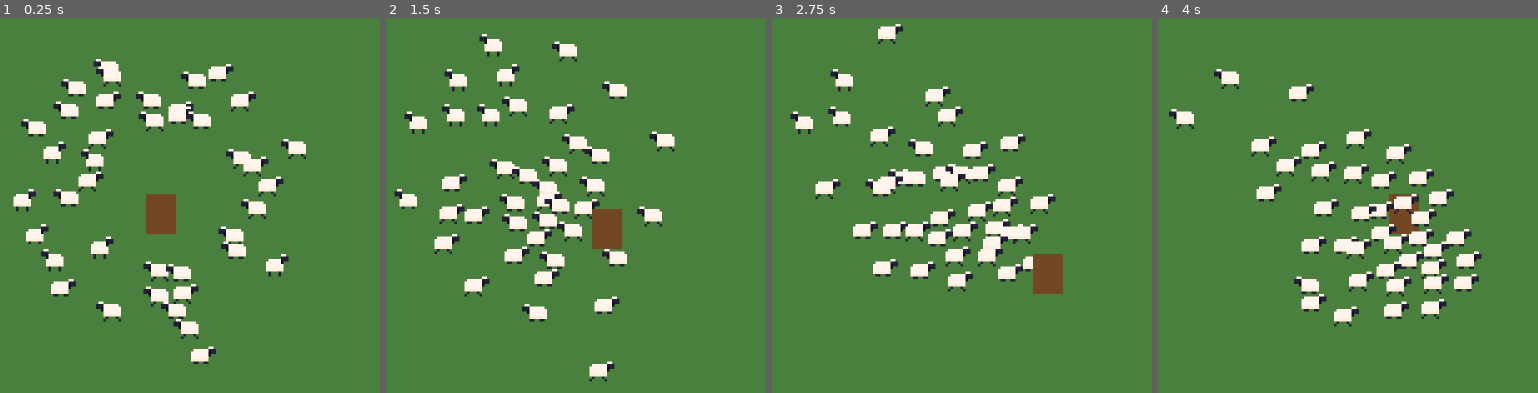
Above: before the commit, frames 1-4 (left to right).
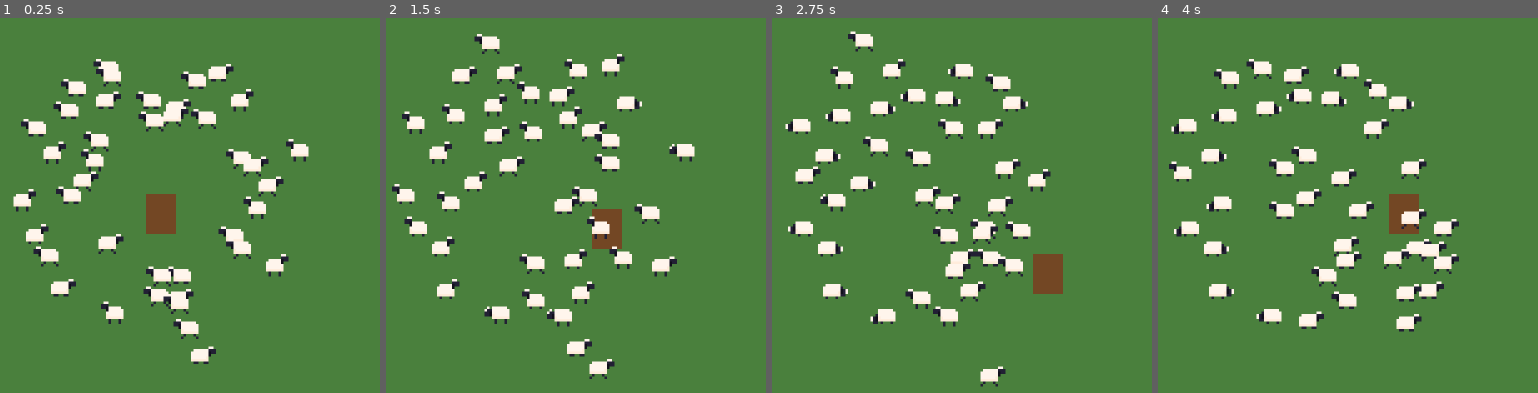
Above: after the commit, the same moments.

Repository: jaimegomesparente/wooly-caravan
Game: Godot game, scene res://scenes/main/main.tscn
Two runs of this game, one before a commit and one after it. Both use one fixed random seed, a clock stepped at 60 frames per second and the inputs below.
Inputs:
- Up to frame 1 (0.25 s): no input
- Up to frame 2 (1.5 s): hold Right (move_right) 0.53-1.28 s; hold Down (move_down) from 1.28 s (still down)
- Up to frame 3 (2.75 s): release Down (move_down) at 2.03 s; hold Right (move_right) from 2.03 s (still down)
- Up to frame 4 (4 s): release Right (move_right) at 2.78 s; hold Up (move_up) 2.78-3.53 s; hold Left (move_left) from 3.53 s (still down)

The runs differ from the first frame. In frame 1, 3.2% of the frame differs, in the area x 8-82%, y 18-82%; in frame 2, 14%; in frame 3, 14%; in frame 4, 14%, in the area x 2-86%, y 10-84%.

Commit message:
feat(sheep): graze and wander at rest
Resting sheep cycle through idle, to_graze, graze and finished_graze, and
take short wander steps toward their neighbors and the flock center. When
their guide stops, followers keep walking to the front of the flock and halt
on reaching the group, so a stopped column gathers. Front sheep set off only
once the shepherd's trail has moved since they settled.

Diff:
--- a/entities/sheep/sheep.gd
+++ b/entities/sheep/sheep.gd
@@ -1,16 +1,29 @@
 class_name Sheep
 extends CharacterBody2D
 
-enum Gait { REST, WALK, TROT }
-
-## A sheep this close to its guide's speed counts the guide as stopped (px/s).
+enum Gait { REST, WALK, TROT, WANDER }
+## Sub-states of REST: head up, lowering the head, grazing, raising the head.
+enum Rest { STAND, LOWERING, GRAZING, RAISING }
+
+## Below this speed (px/s) a body counts as stopped.
 const GUIDE_STOPPED_SPEED := 2.0
 ## A guide sheep must be at least this much closer (px) to the shepherd, so guides never loop.
 const GUIDE_AHEAD_MARGIN := 4.0
+## A wander step ends this close (px) to its target, or after this many seconds.
+const WANDER_ARRIVE_DISTANCE := 2.0
+const WANDER_TIMEOUT := 3.0
 
 @export var config: FlockConfig
 
 var _gait: Gait = Gait.REST
+var _rest: Rest = Rest.STAND
+var _rest_timer: float = 0.0
+## Gait to take once the head is up again; REST means none.
+var _pending_gait: Gait = Gait.REST
+## Point of the shepherd's trail when this sheep settled; INF until the shepherd is known.
+var _rest_anchor: Vector2 = Vector2.INF
+var _wander_target: Vector2
+var _wander_timer: float = 0.0
 var _heading: float = 0.0
 var _speed: float = 0.0
 var _speed_factor: float = 1.0
@@ -36,6 +49,8 @@
 	_heading = randf() * TAU
 	_set_facing_left(cos(_heading) < 0.0)
 	_think_timer = randf_range(0.0, config.think_interval_max)
+	_sprite.animation_finished.connect(_on_animation_finished)
+	_enter_rest()
 
 
 func _physics_process(delta: float) -> void:
@@ -50,36 +65,18 @@
 		_think_timer = randf_range(config.think_interval_min, config.think_interval_max)
 		_think()
 
-	var direction := Vector2.from_angle(_heading)
-	var target_speed := 0.0
-	if _gait == Gait.REST:
-		if separation.length() > config.shuffle_threshold:
-			direction = separation
-			target_speed = config.walk_speed * _speed_factor * 0.5
-	else:
-		var to_guide := _guide_target() - global_position
-		var distance := to_guide.length()
-		var gap := _gap()
-		var guide_speed := _speed_of(_guide)
-		if guide_speed < GUIDE_STOPPED_SPEED and (distance < gap + config.follow_start_margin or _is_blocked(distance)):
-			_gait = Gait.REST
-		elif _gait == Gait.WALK and distance > gap + config.trot_margin:
-			_gait = Gait.TROT
-		elif _gait == Gait.TROT and distance < gap + config.trot_margin * 0.5:
-			_gait = Gait.WALK
-
-		direction = to_guide.normalized() + separation * config.separation_strength
-		match _gait:
-			Gait.TROT:
-				target_speed = config.trot_speed * _speed_factor
-			Gait.WALK:
-				# Close behind a moving guide, match its pace instead of bumping into it.
-				var walk := config.walk_speed * _speed_factor
-				target_speed = walk if distance > gap + config.follow_start_margin * 0.5 else minf(walk, guide_speed)
-
-	if direction != Vector2.ZERO:
-		_heading = rotate_toward(_heading, direction.angle(), config.turn_rate * delta)
-	_speed = move_toward(_speed, target_speed, config.acceleration * delta)
+	var desired: Vector2
+	match _gait:
+		Gait.REST:
+			desired = _rest_step(delta, separation)
+		Gait.WANDER:
+			desired = _wander_step(delta, separation)
+		_:
+			desired = _follow_step(separation)
+
+	if desired != Vector2.ZERO:
+		_heading = rotate_toward(_heading, desired.angle(), config.turn_rate * delta)
+	_speed = move_toward(_speed, desired.length(), config.acceleration * delta)
 	velocity = Vector2.from_angle(_heading) * _speed
 	move_and_slide()
 	_update_animation()
@@ -101,16 +98,152 @@
 				nearest = distance
 				_guide = other
 
-	if _gait == Gait.REST:
+	if _gait == Gait.REST or _gait == Gait.WANDER:
 		var distance := global_position.distance_to(_guide_target())
-		var start_margin := config.shepherd_start_margin if _guide == _shepherd else config.follow_start_margin
-		# Imitation: sometimes set off as soon as the sheep ahead walks away, not only once it is far.
-		var guide_leaving := _guide != _shepherd and _speed_of(_guide) >= GUIDE_STOPPED_SPEED \
-				and distance > _gap() and randf() < config.imitation_chance
-		if distance > _gap() + config.trot_margin:
-			_gait = Gait.TROT
-		elif guide_leaving or distance > _gap() + start_margin:
-			_gait = Gait.WALK
+		var set_off := false
+		if _guide == _shepherd:
+			# Front sheep set off once the shepherd's trail has really moved since they settled.
+			set_off = _rest_anchor.distance_to(_shepherd.trail_point(config.trail_lag)) > config.shepherd_start_margin
+		elif _is_travelling(_guide):
+			# Imitation: the others follow the sheep ahead when it walks away, with some hesitation.
+			set_off = distance > _gap() and randf() < config.imitation_chance
+		if set_off:
+			_request_gait(Gait.TROT if distance > _gap() + config.trot_margin else Gait.WALK)
+
+
+## Start walking or trotting; a grazing sheep raises its head first.
+func _request_gait(gait: Gait) -> void:
+	if _gait == Gait.REST and _rest != Rest.STAND:
+		_pending_gait = gait
+		if _rest != Rest.RAISING:
+			_set_rest(Rest.RAISING)
+		return
+	_gait = gait
+
+
+func _enter_rest() -> void:
+	_rest_anchor = _shepherd.trail_point(config.trail_lag) if _shepherd else Vector2.INF
+	_gait = Gait.REST
+	_pending_gait = Gait.REST
+	_set_rest(Rest.STAND)
+
+
+func _set_rest(state: Rest) -> void:
+	_rest = state
+	match state:
+		Rest.STAND:
+			_rest_timer = randf_range(config.stand_time_min, config.stand_time_max)
+		Rest.LOWERING:
+			if not _has_frames(&"to_graze"):
+				_set_rest(Rest.GRAZING)
+		Rest.GRAZING:
+			_rest_timer = randf_range(config.graze_time_min, config.graze_time_max)
+		Rest.RAISING:
+			if not _has_frames(&"finished_graze"):
+				_finish_raising()
+
+
+func _finish_raising() -> void:
+	var next := _pending_gait
+	_set_rest(Rest.STAND)
+	_pending_gait = Gait.REST
+	if next != Gait.REST:
+		_gait = next
+
+
+func _on_animation_finished() -> void:
+	if _gait != Gait.REST:
+		return
+	if _rest == Rest.LOWERING:
+		_set_rest(Rest.GRAZING)
+	elif _rest == Rest.RAISING:
+		_finish_raising()
+
+
+## Standing: step aside when crowded, then graze or wander. Returns the desired velocity.
+func _rest_step(delta: float, separation: Vector2) -> Vector2:
+	match _rest:
+		Rest.STAND:
+			if separation.length() > config.shuffle_threshold:
+				return separation.normalized() * config.walk_speed * _speed_factor * 0.5
+			_rest_timer -= delta
+			if _rest_timer <= 0.0:
+				# Sheep on the edge of the flock step inward more often, so a stopped column gathers.
+				var flock_radius := config.follow_gap * sqrt(get_tree().get_node_count_in_group("sheep")) * 0.6
+				var on_edge := global_position.distance_to(_flock_center()) > flock_radius
+				var chance := config.edge_wander_chance if on_edge else config.wander_chance
+				if _nearest_neighbor_distance() > config.isolation_radius or randf() < chance:
+					_start_wander()
+				else:
+					_set_rest(Rest.LOWERING)
+		Rest.GRAZING:
+			_rest_timer -= delta
+			if _rest_timer <= 0.0:
+				_set_rest(Rest.RAISING)
+	return Vector2.ZERO
+
+
+## A few slow steps, biased toward the neighbors' and the flock's center so no sheep drifts away
+## alone and a stopped column slowly gathers into a group.
+func _start_wander() -> void:
+	var center := Vector2.ZERO
+	var count := 0
+	for other: Node2D in get_tree().get_nodes_in_group("sheep"):
+		if other != self and global_position.distance_to(other.global_position) < config.cohesion_radius:
+			center += other.global_position
+			count += 1
+	var flock_center := _flock_center()
+
+	var to_center := (center / count - global_position) if count > 0 else _shepherd.global_position - global_position
+	var direction := Vector2.from_angle(randf() * TAU)
+	var distance := randf_range(config.wander_distance_min, config.wander_distance_max)
+	if count == 0 or _nearest_neighbor_distance() > config.isolation_radius:
+		direction = to_center.normalized()
+		distance = maxf(distance, to_center.length() - config.isolation_radius * 0.5)
+	else:
+		direction += to_center.normalized() + (flock_center - global_position).normalized() * config.flock_center_weight
+		direction = direction.normalized()
+
+	_wander_target = global_position + direction * distance
+	_wander_timer = WANDER_TIMEOUT
+	_gait = Gait.WANDER
+
+
+func _wander_step(delta: float, separation: Vector2) -> Vector2:
+	var to_target := _wander_target - global_position
+	_wander_timer -= delta
+	if to_target.length() < WANDER_ARRIVE_DISTANCE or _wander_timer <= 0.0:
+		_enter_rest()
+		return Vector2.ZERO
+	var direction := (to_target.normalized() + separation * config.separation_strength).normalized()
+	return direction * config.walk_speed * _speed_factor * config.wander_speed_factor
+
+
+## Walk or trot after the guide. Once the guide has stopped, keep walking toward the front of the
+## flock around the others and stop on reaching the group, so the column gathers like a flock
+## arriving on a pasture. Returns the desired velocity.
+func _follow_step(separation: Vector2) -> Vector2:
+	var guide_moving := _is_travelling(_guide)
+	var target := _guide_target() if guide_moving else _shepherd.trail_point(config.trail_lag)
+	var gap := _gap() if guide_moving else _shepherd_gap
+	var to_guide := target - global_position
+	var distance := to_guide.length()
+	if not guide_moving and (distance < gap + config.follow_start_margin \
+			or separation.length() > config.crowd_stop_threshold):
+		_enter_rest()
+		return Vector2.ZERO
+	if _gait == Gait.WALK and distance > gap + config.trot_margin:
+		_gait = Gait.TROT
+	elif _gait == Gait.TROT and distance < gap + config.trot_margin * 0.5:
+		_gait = Gait.WALK
+
+	var direction := (to_guide.normalized() + separation * config.separation_strength).normalized()
+	if _gait == Gait.TROT:
+		return direction * config.trot_speed * _speed_factor
+	# Close behind a moving guide, match its pace instead of bumping into it.
+	var walk := config.walk_speed * _speed_factor
+	var speed := walk if distance > gap + config.follow_start_margin * 0.5 else minf(walk, _speed_of(_guide))
+	return direction * speed
 
 
 ## Where this sheep heads: a point on the shepherd's trail, or the sheep ahead.
@@ -122,20 +255,33 @@
 	return _shepherd_gap if _guide == _shepherd else config.follow_gap
 
 
-## True when a stopped sheep stands right in front, closer to the guide: queue behind it.
-func _is_blocked(distance_to_guide: float) -> bool:
-	for other: Sheep in get_tree().get_nodes_in_group("sheep"):
-		if other == self or other._speed >= GUIDE_STOPPED_SPEED:
-			continue
-		if global_position.distance_to(other.global_position) < config.separation_radius \
-				and other.global_position.distance_to(_guide_target()) < distance_to_guide:
-			return true
-	return false
+## True for a walking shepherd or a sheep walking/trotting after its own guide (not a sheep wandering at rest).
+func _is_travelling(node: Node2D) -> bool:
+	var sheep := node as Sheep
+	if sheep:
+		return sheep._gait == Gait.WALK or sheep._gait == Gait.TROT
+	return _speed_of(node) >= GUIDE_STOPPED_SPEED
 
 
 func _speed_of(node: Node2D) -> float:
 	var body := node as CharacterBody2D
 	return body.velocity.length() if body else 0.0
+
+
+func _flock_center() -> Vector2:
+	var center := Vector2.ZERO
+	var flock := get_tree().get_nodes_in_group("sheep")
+	for other: Node2D in flock:
+		center += other.global_position
+	return center / flock.size()
+
+
+func _nearest_neighbor_distance() -> float:
+	var nearest := INF
+	for other: Node2D in get_tree().get_nodes_in_group("sheep"):
+		if other != self:
+			nearest = minf(nearest, global_position.distance_to(other.global_position))
+	return nearest
 
 
 ## Push away from sheep closer than separation_radius; magnitude fades from 1 to 0 across the radius.
@@ -160,8 +306,19 @@
 	if _speed > GUIDE_STOPPED_SPEED:
 		# Leg cadence follows real speed so feet do not slide.
 		_play(&"run", _speed / config.walk_speed)
-	else:
+		return
+	if _gait != Gait.REST:
 		_play(&"idle", 1.0)
+		return
+	match _rest:
+		Rest.STAND:
+			_play(&"idle", 1.0)
+		Rest.LOWERING:
+			_play(&"to_graze", 1.0)
+		Rest.GRAZING:
+			_play(&"graze", 1.0)
+		Rest.RAISING:
+			_play(&"finished_graze", config.raise_speed_scale if _pending_gait != Gait.REST else 1.0)
 
 
 func _set_facing_left(left: bool) -> void:
@@ -171,14 +328,18 @@
 	_shape.position.x = _shape_offset_x * side
 
 
+func _has_frames(animation: StringName) -> bool:
+	var frames := _sprite.sprite_frames
+	return frames != null and frames.has_animation(animation) and frames.get_frame_count(animation) > 0
+
+
 func _play(animation: StringName, speed_scale: float) -> void:
-	var frames := _sprite.sprite_frames
-	if frames == null or not frames.has_animation(animation) or frames.get_frame_count(animation) == 0:
+	if not _has_frames(animation):
 		return
 	_sprite.speed_scale = speed_scale
 	if _sprite.animation != animation or not _sprite.is_playing():
 		_sprite.play(animation)
 		if not _animation_started:
 			_animation_started = true
-			_sprite.frame = randi() % frames.get_frame_count(animation)
+			_sprite.frame = randi() % _sprite.sprite_frames.get_frame_count(animation)
 			_sprite.frame_progress = randf()
--- a/resources/flock_config.gd
+++ b/resources/flock_config.gd
@@ -25,9 +25,10 @@
 @export var shepherd_gap: float = 10.0
 ## Distance (px) kept behind the sheep ahead.
 @export var follow_gap: float = 16.0
-## A resting front sheep sets off when the trail point is farther than gap + this (px).
+## A resting front sheep sets off once the trail point has moved this far (px) since it settled.
 @export var shepherd_start_margin: float = 20.0
-## A resting sheep sets off when the sheep ahead is farther than gap + this (px).
+## A sheep walking up to a stopped guide halts within gap + this (px); behind a walking guide,
+## it matches the guide's pace within half of it.
 @export var follow_start_margin: float = 6.0
 ## Chance, at each think, that a resting sheep follows a guide that starts walking away.
 @export_range(0.0, 1.0) var imitation_chance: float = 0.5
@@ -40,6 +41,32 @@
 ## Weight of the push when steering; at rest, a push above shuffle_threshold makes the sheep step aside.
 @export var separation_strength: float = 1.5
 @export_range(0.0, 1.0) var shuffle_threshold: float = 0.25
+## A sheep walking up to a stopped flock halts once the push from its neighbors exceeds this.
+@export_range(0.0, 2.0) var crowd_stop_threshold: float = 0.35
+
+@export_group("Rest")
+## Time (s) standing with the head up before grazing or wandering.
+@export var stand_time_min: float = 0.5
+@export var stand_time_max: float = 2.0
+## Time (s) grazing with the head down.
+@export var graze_time_min: float = 2.0
+@export var graze_time_max: float = 6.0
+## Chance, after standing, to take a few steps instead of grazing.
+@export_range(0.0, 1.0) var wander_chance: float = 0.35
+## Same, for sheep on the edge of the flock (they step inward more often).
+@export_range(0.0, 1.0) var edge_wander_chance: float = 0.8
+@export var wander_distance_min: float = 6.0
+@export var wander_distance_max: float = 16.0
+## Wander speed as a fraction of walk_speed.
+@export_range(0.1, 1.0) var wander_speed_factor: float = 0.6
+## Neighbors within this distance (px) pull wander steps toward their center.
+@export var cohesion_radius: float = 40.0
+## Pull of wander steps toward the center of the whole flock (relative to a random direction = 1).
+@export var flock_center_weight: float = 1.0
+## A sheep whose nearest neighbor is farther than this (px) walks back to the others.
+@export var isolation_radius: float = 25.0
+## finished_graze speed when the sheep has to leave (head comes up faster).
+@export var raise_speed_scale: float = 3.0
 
 @export_group("Animation")
 ## Minimum |velocity.x| (px/s) to flip the sprite.
Not shown, changed: CLAUDE.md
